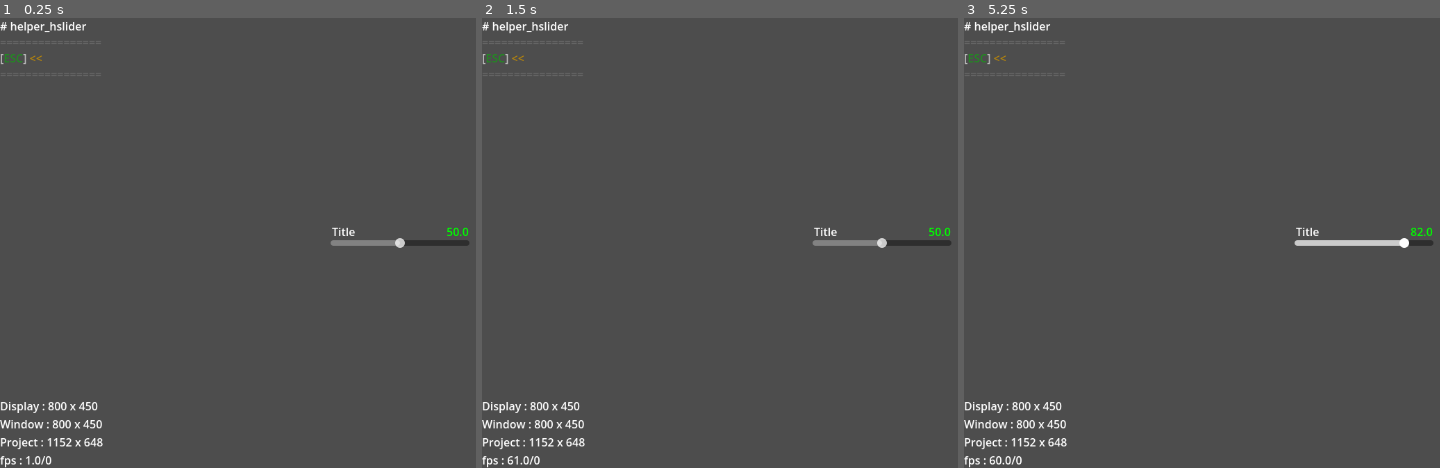
Above: before the commit, frames 1-3 (left to right).
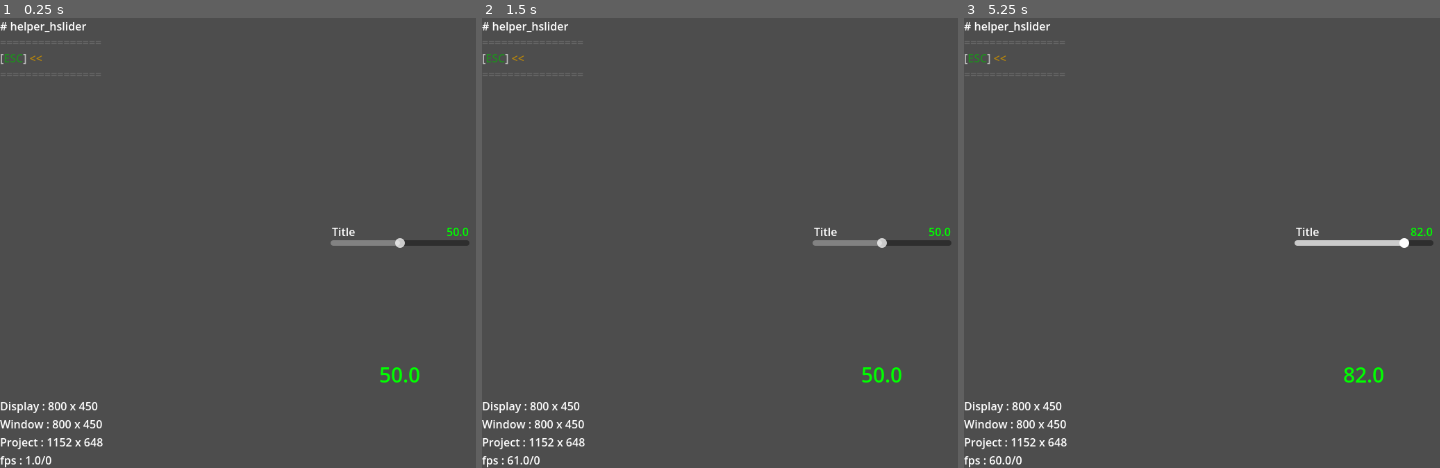
Above: after the commit, the same moments.

Repository: R2Road/godot_play_tool
Game: Godot game, scene res://test_helper/test_helper___hslider.tscn
Same seed, same stepped clock (60 frames per second), same inputs: the game is played once before the commit and once after it. This scene is started directly instead of the project's main scene.
Inputs (mouse positions are in pixels of both pictures, inside the frame that each line leads up to):
- Up to frame 1 (0.25 s): no input
- Up to frame 2 (1.5 s): tap Enter at 0.5 s; move the mouse to (outside the picture) at 0.52 s; hold D 0.53-1.25 s; tap 1 at 0.6 s; click (outside the picture) at 0.67 s; tap Space at 0.77 s; tap 2 at 0.8 s; drag from (720, 265) to (843, 333) at 1.27 s
- Up to frame 3 (5.25 s): tap Space at 2, 3.5, 3.77, 5 s; move the mouse to (outside the picture) at 2.02 s; hold D 2.03-2.75 s; tap 3 at 2.1 s; tap Q at 2.3 s; tap Enter at 2.75, 4.25 s; drag from (1325, 333) to (1125, 175) at 2.77 s; move the mouse to (outside the picture) at 3.52 s; hold A 3.53-4.25 s; tap 4 at 3.6 s; tap 5 at 3.8 s; tap Escape at 4.15 s; drag from (1125, 175) to (1244, 130) at 4.27 s; move the mouse to (1401, 243) at 5.02 s; hold S from 5.03 s (still down); tap 6 at 5.1 s; click (1401, 243) at 5.17 s

The runs differ from the first frame. In frame 1, 0.2% of the frame differs, in the area x 79-89%, y 77-82%; in frame 2, 0.2%; in frame 3, 0.2%.
Error in both runs: Assertion failed. (res://addons/godot_play_tool/gdpt_global.gd:71)

Commit message:
update scene : test_helper___hslider

Diff:
--- a/project/test_helper/test_helper___hslider.gd
+++ b/project/test_helper/test_helper___hslider.gd
@@ -11,6 +11,12 @@
 
 
 
+### Export #######################################################
+@export var test_helper : GDPTHelper_HSlider
+@export var label : Label
+
+
+
 ### Override #####################################################
 func _ready():
 	pam.set_name( scene_name() )
@@ -18,3 +24,11 @@
 	pam.add_back( Key.KEY_ESCAPE )
 	pam.add_split()
 	build_summary( eSceneType.TEST )
+
+	#
+	#
+	#
+	label.text = str( test_helper.value )
+
+	#
+	test_helper.value_changed.connect( func( value )->void: label.text = str( value ) )
--- a/project/test_helper/test_helper___hslider.tscn
+++ b/project/test_helper/test_helper___hslider.tscn
@@ -3,8 +3,10 @@
 [ext_resource type="Script" uid="uid://bs8nnec2f1uyc" path="res://test_helper/test_helper___hslider.gd" id="1_dpr03"]
 [ext_resource type="PackedScene" uid="uid://drl1ho8d50ug8" path="res://addons/godot_play_tool/helper/helper_hslider.tscn" id="2_dpr03"]
 
-[node name="test_helper___hslider" type="Node2D"]
+[node name="test_helper___hslider" type="Node2D" node_paths=PackedStringArray("test_helper", "label")]
 script = ExtResource("1_dpr03")
+test_helper = NodePath("CanvasLayer/helper_hslider")
+label = NodePath("CanvasLayer/Label")
 
 [node name="Camera2D" type="Camera2D" parent="."]
 
@@ -22,3 +24,15 @@
 offset_bottom = 8.0
 grow_horizontal = 2
 grow_vertical = 2
+
+[node name="Label" type="Label" parent="CanvasLayer"]
+anchors_preset = 12
+anchor_top = 1.0
+anchor_right = 1.0
+anchor_bottom = 1.0
+offset_top = -156.0
+grow_horizontal = 2
+grow_vertical = 0
+theme_override_colors/font_color = Color(0, 1, 0, 1)
+theme_override_font_sizes/font_size = 30
+horizontal_alignment = 1
